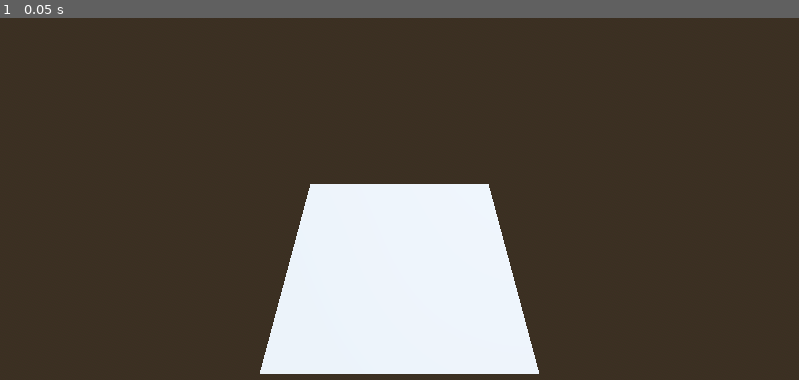
Above: before the commit, frame 1.
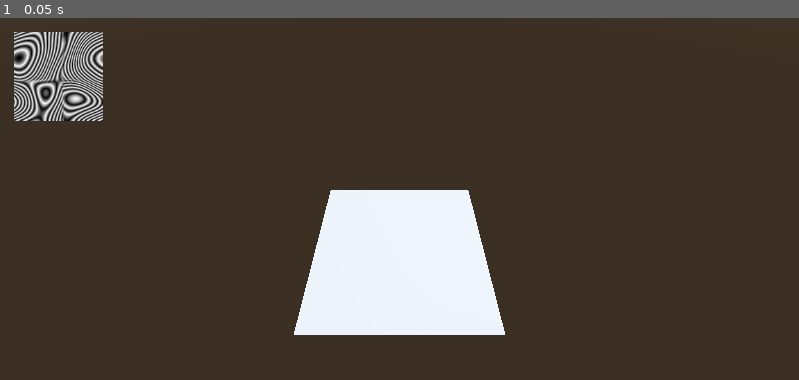
Above: after the commit, the same moment.

Repository: schonewillejacob/terrain_from_noise
Game: Godot game, scene res://main/main.tscn
The game is run twice, just before and just after one commit, with the same random seed, the same clock (stepped at 60 frames per second) and the same inputs.
Inputs:
- Up to frame 1 (0.05 s): no input

The runs differ from the first frame. In frame 1, 8.7% of the frame differs, in the area x 1-68%, y 3-99%.

Commit message:
added half grid spacer to center camera, added nose preview UI node.

Diff:
--- a/main/main.gd
+++ b/main/main.gd
@@ -13,6 +13,7 @@
 
 @onready var node_chunk_collection = $ChunkCollection
 @onready var node_camera = $Camera3D
+@onready var node_noise_preview = $UI/NoisePreview
 
 
 
@@ -37,11 +38,12 @@
 			_instance_chunk.position = Vector3(_x*quadmesh_size.x, 0, _z*quadmesh_size.y)
 			node_chunk_collection.add_child(_instance_chunk)
 
-	# adjust camera position dynamically
-	var _camera_pos_x = 0.5*(quadmesh_size.x * quadmesh_grid_x) - (quadmesh_size.x/2)
+	# adjust camera position dynamically, position preview Sprite3D in view.
+	var _camera_pos_x = (0.5 * quadmesh_size.x * quadmesh_grid_x) - (0.5 * quadmesh_size.x)
 	var _camera_pos_y = node_camera.position.y
 	var _camera_pos_z = quadmesh_size.y * quadmesh_grid_z
 	node_camera.position = Vector3(_camera_pos_x, _camera_pos_y, _camera_pos_z)
+	node_noise_preview.texture = ImageTexture.create_from_image(uv_map)
 
 
 
--- a/main/main.tscn
+++ b/main/main.tscn
@@ -26,6 +26,20 @@
 shadow_enabled = true
 
 [node name="Camera3D" type="Camera3D" parent="."]
-transform = Transform3D(1, 0, 0, 0, 0.599359, 0.80048, 0, -0.80048, 0.599359, -7.62939e-06, 4.47239, 3.44633)
+transform = Transform3D(1, 0, 0, 0, 0.573576, 0.819152, 0, -0.819152, 0.573576, -7.62939e-06, 4.47239, 3.44633)
+fov = 90.0
 
 [node name="ChunkCollection" type="Node3D" parent="."]
+
+[node name="UI" type="Control" parent="."]
+layout_mode = 3
+anchors_preset = 0
+offset_right = 40.0
+offset_bottom = 40.0
+
+[node name="NoisePreview" type="TextureRect" parent="UI"]
+layout_mode = 0
+offset_left = 20.0
+offset_top = 20.0
+offset_right = 60.0
+offset_bottom = 60.0
